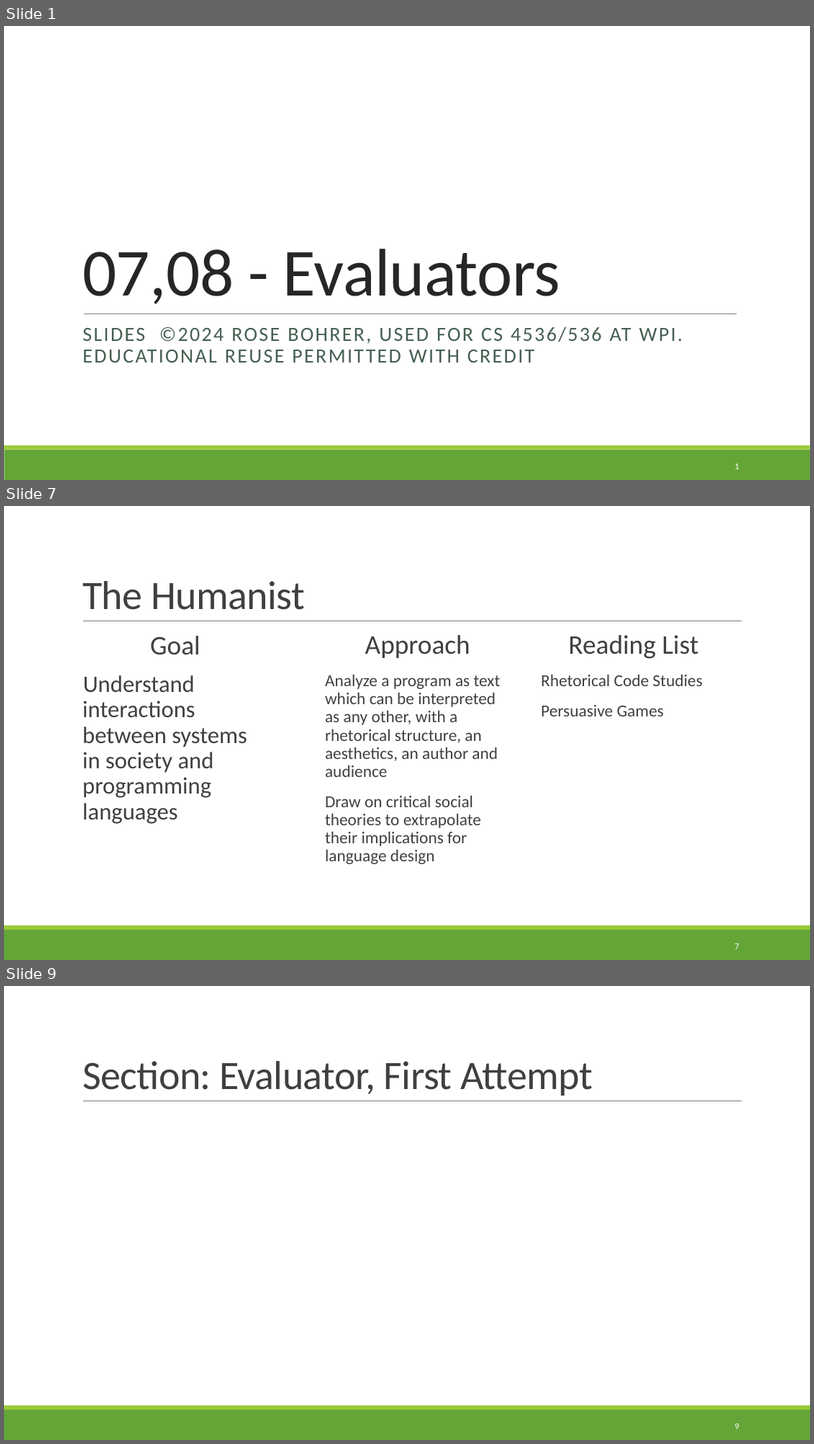
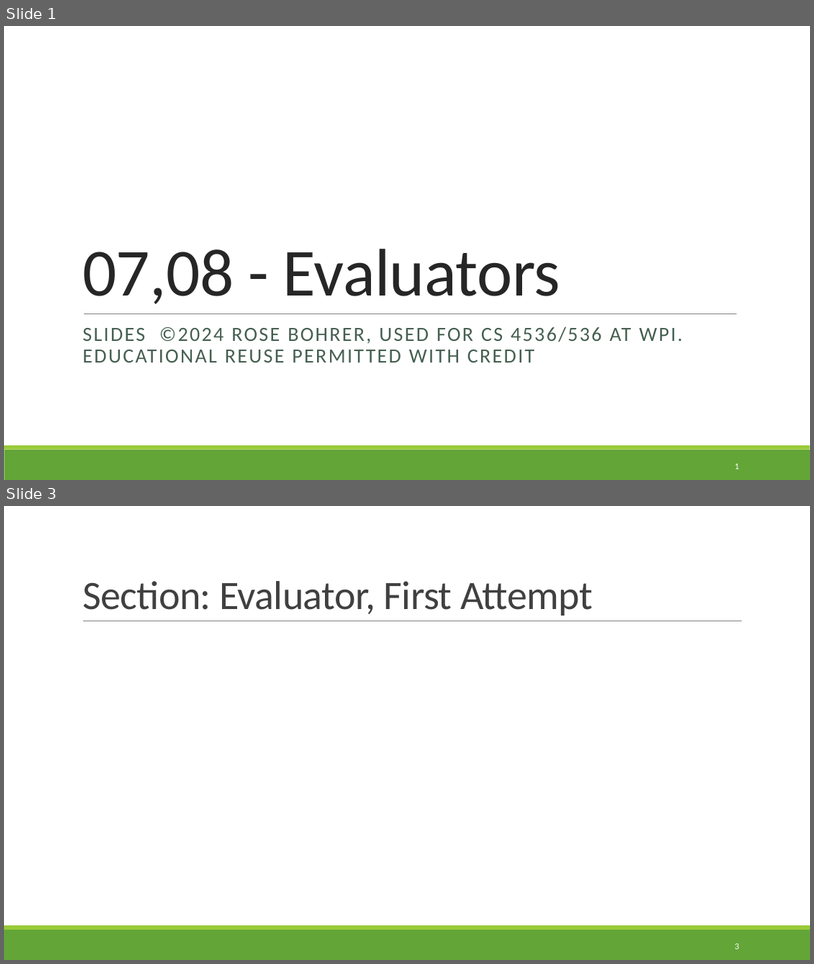
Before and after one commit to rbohrer/pl-course, a slide deck: LectureSlides/0708Evaluators.pptx. Shown one above the other, each under a label of ours: slides 1, 7 and 9 before the commit, slides 1 and 3 after it; the slides between them are not shown. The pictures are 814x1444 and 814x964 pixels, drawn with LibreOffice and Linux fonts; fonts in the diff are those of the drawing. Boxes give left, top, right and bottom in pixels: in the first picture for what was removed or moved away, otherwise in the second. Text is boxed around its words. In the diff, an @@ line names an element or a change of style, - is before the commit and + after.

```diff
--- a/LectureSlides/0708Evaluators.pptx
+++ b/LectureSlides/0708Evaluators.pptx
@@ slide 7 removed at (x1=4, y1=506, x2=810, y2=960), background #FFFFFF; not listed: 3 template elements that a slide beside it also shows @@
@@ title removed at (x1=82, y1=581, x2=305, y2=610) @@
-The Humanist
@@ text removed at (x1=325, y1=635, x2=501, y2=864) @@
-  Approach
-  Analyze a program as text which can be interpreted as any other, with a rhetorical structure, an aesthetics, an author and audience
-  Draw on critical social theories to extrapolate their implications for language design
@@ text removed at (x1=541, y1=635, x2=702, y2=716) @@
-  Reading List
-  Rhetorical Code Studies
-  Persuasive Games
@@ text removed at (x1=82, y1=636, x2=247, y2=824) @@
-  Goal
-  Understand interactions between systems in society and programming languages
@@ page number removed at (x1=735, y1=943, x2=739, y2=949) @@
-7
@@ what was slide 9 is now slide 3 @@
@@ page number at (x1=735, y1=943, x2=739, y2=949): text changed @@
-9
+3
```
Also in this commit, not shown: 3 slides changed, 5 other slides removed.
